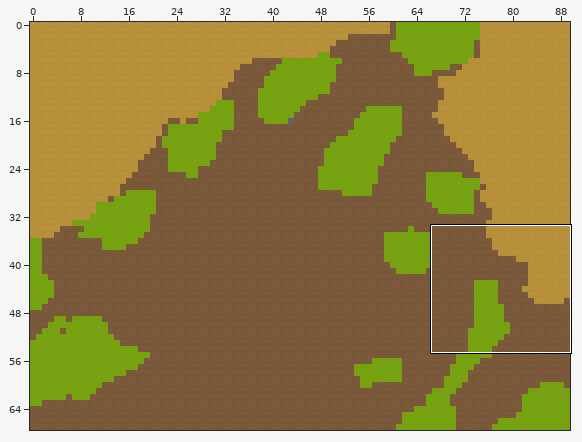
An edit to a level. Tiled map, res/maps/level_12/map.tmx. Above: a wide view before the commit, with the close-up outlined.
Close-up. As it was:
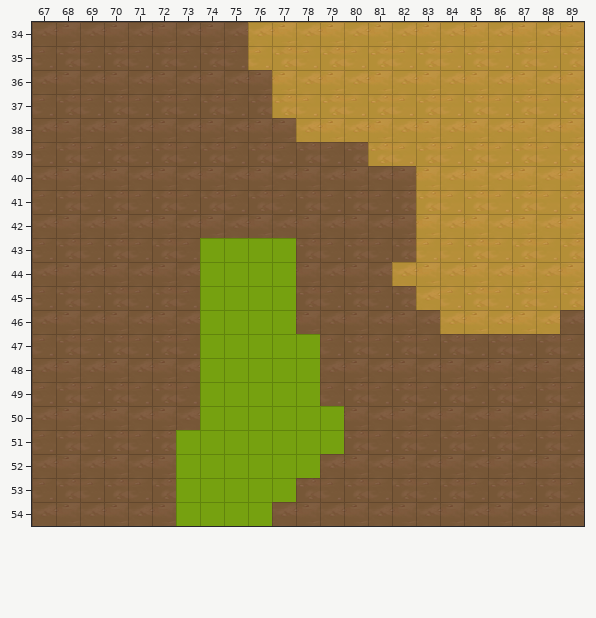
Cells are 64x64 px. Shown: x 67..89, y 34..54. The commit also changed other parts of the map, which this record leaves out.
The same view after the edit:
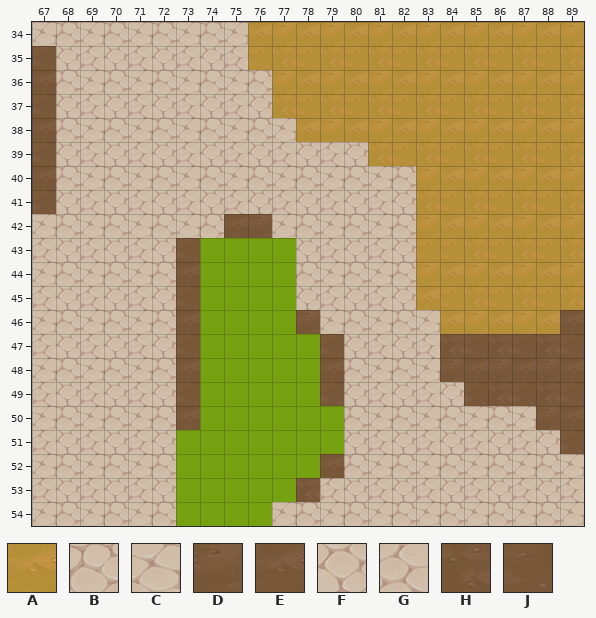
Key: from "base_terrain": A 13, B 16, C 17, D 18, E 19, F 48, G 49, H 50, J 51.
_ is an empty cell.
Changes in this commit:
{"where": "layer \"terrain\""}
{"y":34,"x":67,"old":"EDEDEDEDE","new":"CBCBCBCBC"}
{"y":35,"x":68,"old":"HJHJHJHJ","new":"FGFGFGFG"}
{"y":36,"x":68,"old":"DEDEDEDED","new":"BCBCBCBCB"}
{"y":37,"x":68,"old":"HJHJHJHJH","new":"FGFGFGFGF"}
{"y":38,"x":68,"old":"DEDEDEDEDD","new":"BCBCBCBCBC"}
{"y":39,"x":68,"old":"HJHJHJHJHJHJH","new":"FGFGFGFGFGFGF"}
{"y":40,"x":68,"old":"DEDEDEDEDEDEDED","new":"BCBCBCBCBCBCBCB"}
{"y":41,"x":68,"old":"HJHJHJHJHJHJHJH","new":"FGFGFGFGFGFGFGF"}
{"y":42,"x":67,"old":"EDEDEDED","new":"CBCBCBCB"}
{"y":42,"x":77,"old":"EDEDED","new":"CBCBCB"}
{"y":43,"x":67,"old":"JHJHJH","new":"GFGFGF"}
{"y":43,"x":78,"old":"HJHJH","new":"FGFGF"}
{"y":44,"x":67,"old":"EDEDED","new":"CBCBCB"}
{"y":44,"x":78,"old":"DEDEA","new":"BCBCB"}
{"y":45,"x":67,"old":"JHJHJH","new":"GFGFGF"}
{"y":45,"x":78,"old":"HJHJH","new":"FGFGF"}
{"y":46,"x":67,"old":"EDEDED","new":"CBCBCB"}
{"y":46,"x":79,"old":"EDEDE","new":"CBCBC"}
{"y":47,"x":67,"old":"JHJHJH","new":"GFGFGF"}
{"y":47,"x":80,"old":"HJHJ","new":"FGFG"}
{"y":48,"x":67,"old":"EDEDED","new":"CBCBCB"}
{"y":48,"x":80,"old":"DEDE","new":"BCBC"}
{"y":49,"x":67,"old":"JHJHJH","new":"GFGFGF"}
{"y":49,"x":80,"old":"HJHJH","new":"FGFGF"}
{"y":50,"x":67,"old":"EDEDED","new":"CBCBCB"}
{"y":50,"x":80,"old":"DEDEDEDE","new":"BCBCBCBC"}
{"y":51,"x":67,"old":"JHJHJH","new":"GFGFGF"}
{"y":51,"x":80,"old":"HJHJHJHJH","new":"FGFGFGFGF"}
{"y":52,"x":67,"old":"EDEDED","new":"CBCBCB"}
{"y":52,"x":80,"old":"DEDEDEDEDE","new":"BCBCBCBCBC"}
{"y":53,"x":67,"old":"JHJHJH","new":"GFGFGF"}
{"y":53,"x":79,"old":"JHJHJHJHJHJ","new":"GFGFGFGFGFG"}
{"y":54,"x":67,"old":"EDEDED","new":"CBCBCB"}
{"y":54,"x":77,"old":"EDEDEDEDEDEDE","new":"CBCBCBCBCBCBC"}
{"label":"changed","picture_box":[32,22,584,526]}
